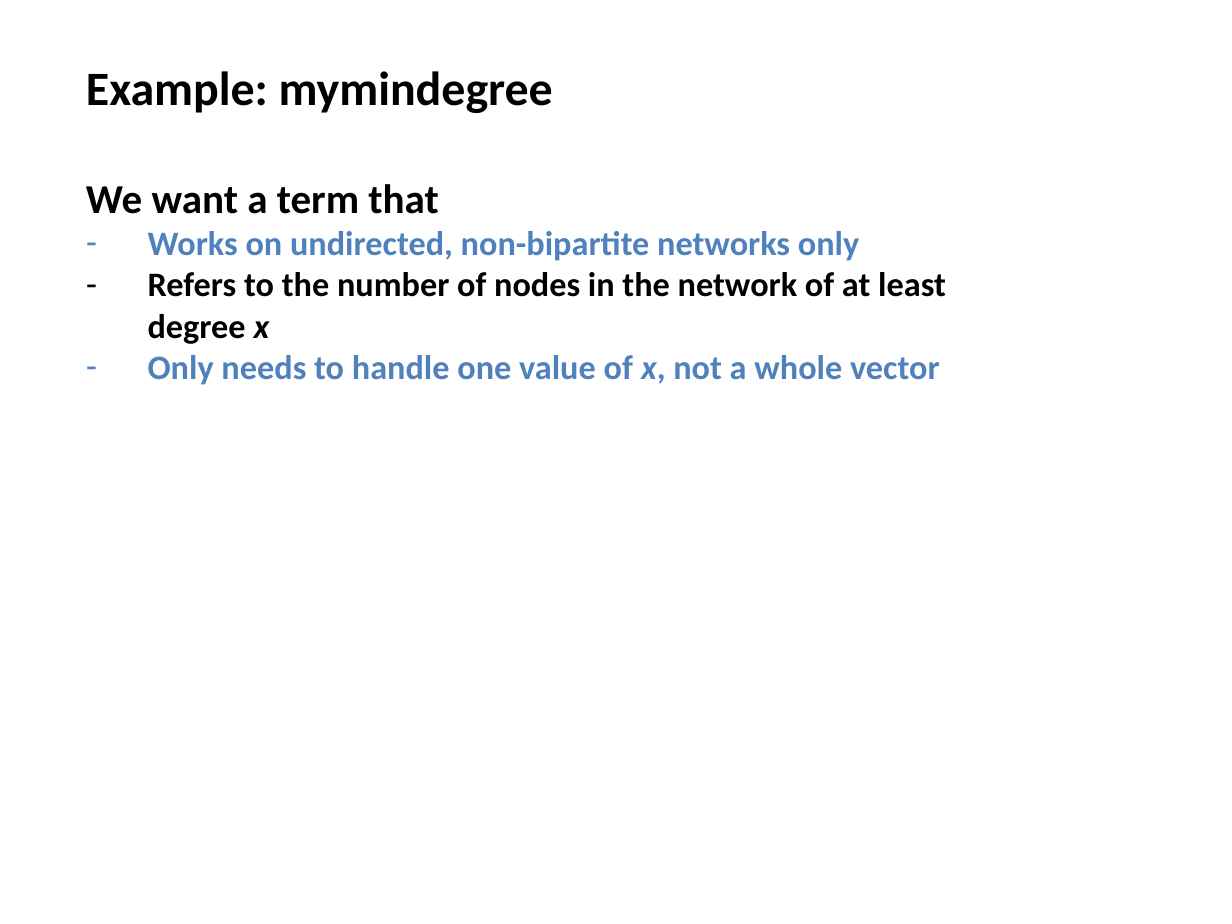
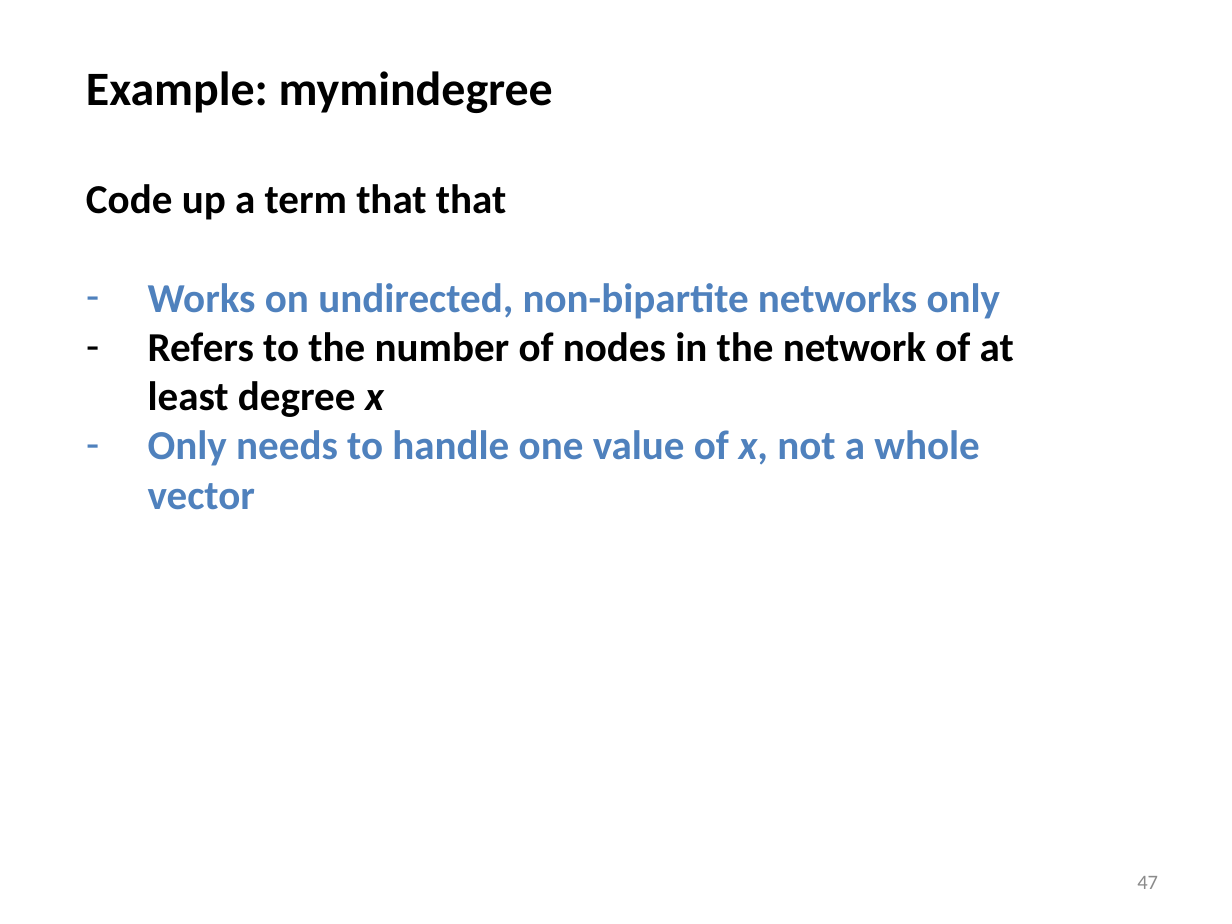
Before and after one commit to statnet/Workshops----OBSOLETE, a slide deck: slide 47 of ergm.userterms/EUT tutorial slides.pptx (slide 46 before the commit). Drawn at 1232x924 pixels with LibreOffice and Linux fonts; fonts in the diff are those of the drawing. Boxes give left, top, right and bottom in pixels: in the first picture for what was removed or moved away, otherwise in the second. Text is boxed around its words. In the diff, an @@ line names an element or a change of style, - is before the commit and + after.

Commit message:
Lots o updates to EUT workshop slides

```diff
--- a/ergm.userterms/EUT tutorial slides.pptx
+++ b/ergm.userterms/EUT tutorial slides.pptx
@@ text at box(86, 184, 506, 220): text changed @@
-We want a term that
+Code up a term that that
@@ text at box(148, 283, 1014, 510): size 20 to 24 pt in "Works on undirected, non-bipartite networks only", "Refers to the number of nodes in ...", "Only needs to handle one value of ..." @@
@@ page number added at box(1137, 876, 1158, 889), 12 pt, text #8C8C8C @@
+47
```
Also in this commit, not shown: 48 other slides changed, 4 slides added, 1 slide removed.
